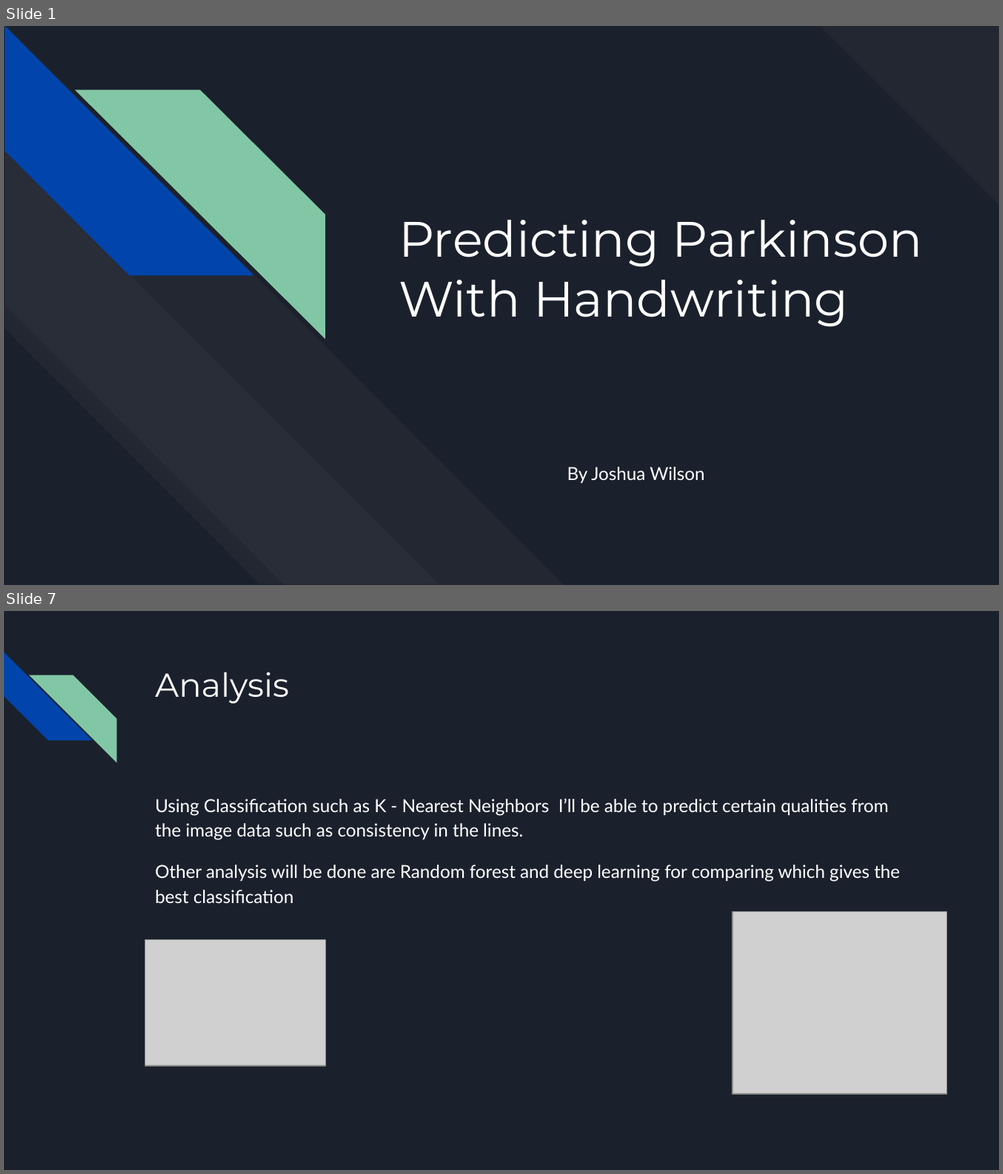
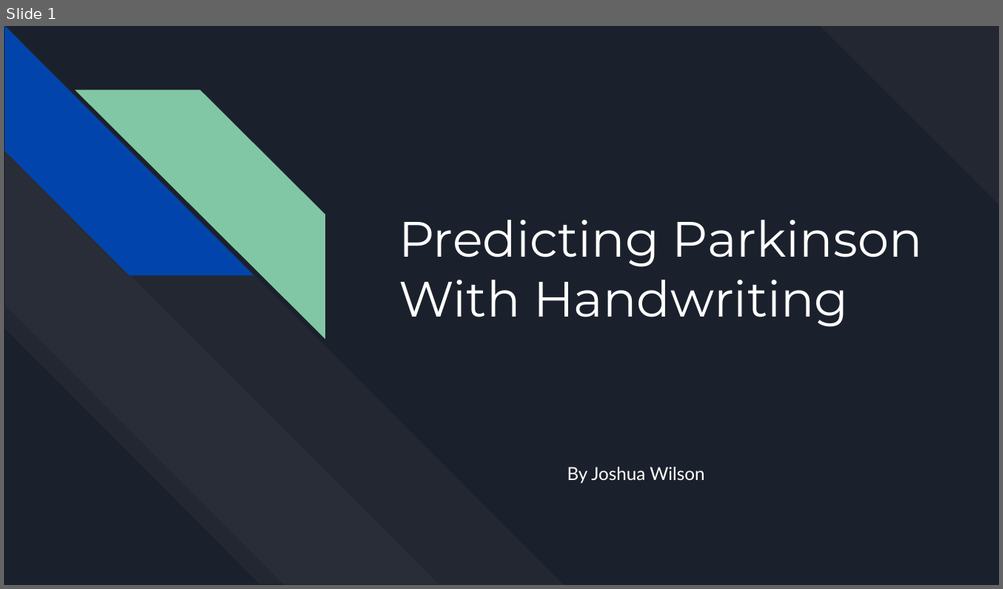
Before and after one commit to jwwils/Parkinsons_Data, a slide deck: Predicting Parkinson With Handwritting.pptx. Shown one above the other, each under a label of ours: slides 1 and 7 before the commit, slide 1 after it; the slides between them are not shown. The pictures are 1003x1174 and 1003x589 pixels, drawn with LibreOffice and Linux fonts; fonts in the diff are those of the drawing; grey boxes stand for pictures. Boxes give left, top, right and bottom in pixels: in the first picture for what was removed or moved away, otherwise in the second. Text is boxed around its words. In the diff, an @@ line names an element or a change of style, - is before the commit and + after.

```diff
--- a/Predicting Parkinson With Handwritting.pptx
+++ b/Predicting Parkinson With Handwritting.pptx
@@ slide 7 removed at (4, 611, 999, 1170), background #1B212C @@
@@ diag stripe removed at (4, 652, 91, 741) @@
@@ diag stripe removed at (29, 675, 116, 762) @@
@@ title removed at (155, 672, 289, 703) @@
-Analysis
@@ text removed at (155, 798, 899, 903) @@
-Using Classification such as K - Nearest Neighbors I’ll be able to predict certain qualities from the image data such as consistency in the lines.
-Other analysis will be done are Random forest and deep learning for comparing which gives the best classification
@@ picture removed at (732, 911, 947, 1093) @@
@@ picture removed at (145, 940, 325, 1067) @@
```
Also in this commit, not shown: 8 slides added, 12 other slides removed.
